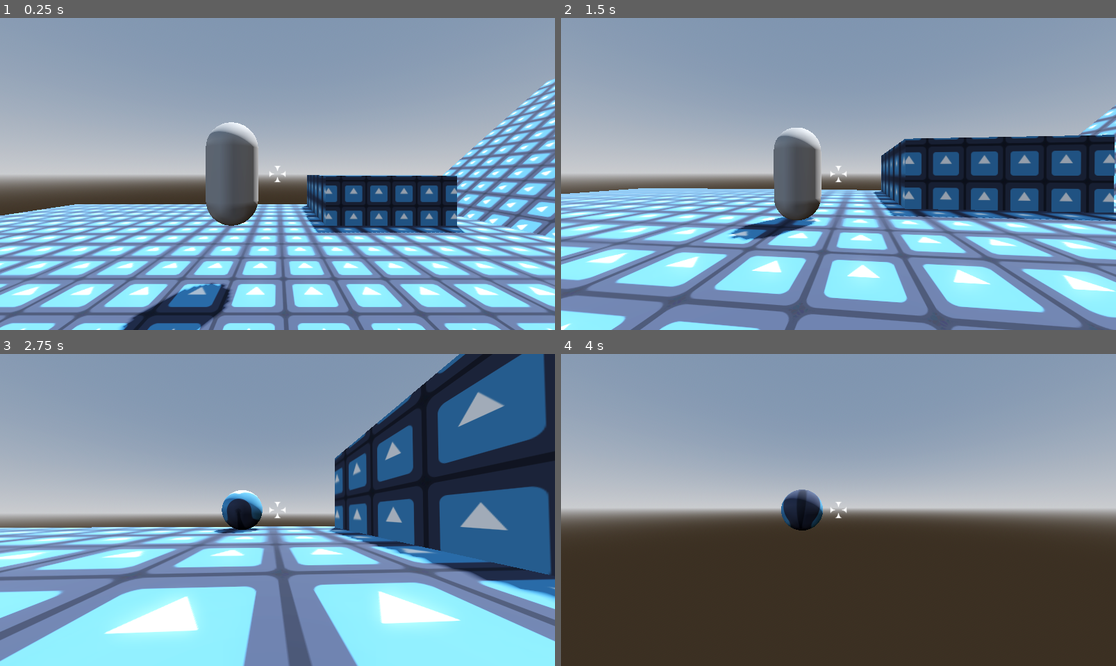
Above: before the commit, frames 1-4 (two rows, left to right).
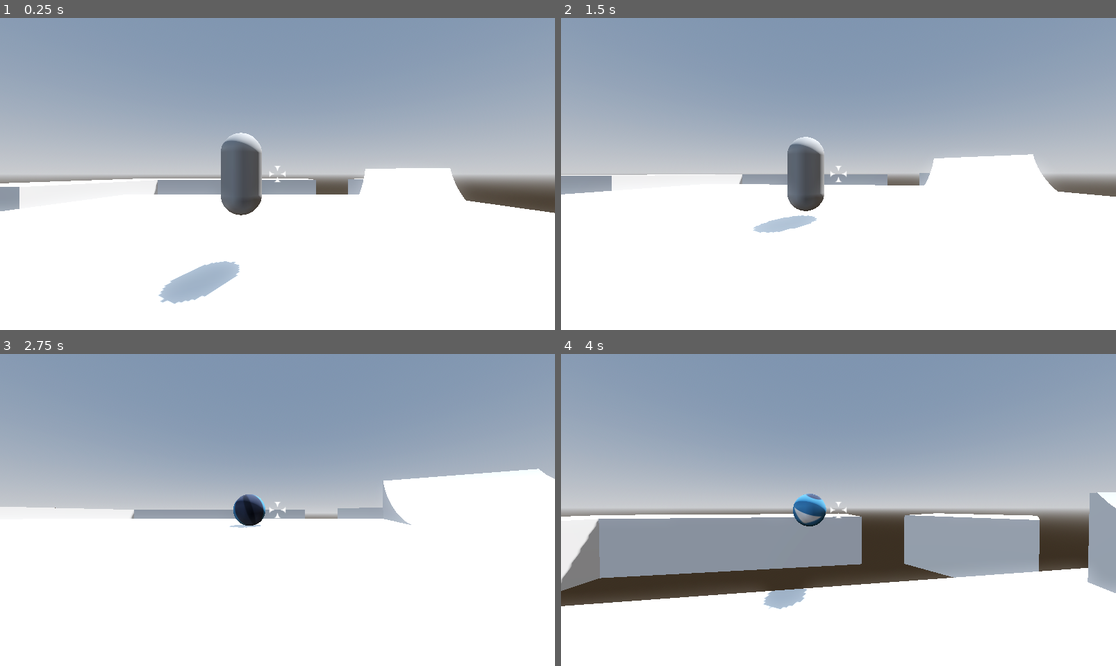
Above: after the commit, the same moments.

Repository: pochoco24/armadillos_with_guns
Game: Godot game, scene res://main.tscn
Same seed, same stepped clock (60 frames per second), same inputs: the game is played once before the commit and once after it. The engine's default icon, where the game draws it, is replaced by a stand-in: a white triangle on a blue panel in a dark square.
Inputs (mouse positions are in pixels of both pictures, inside the frame that each line leads up to):
- Up to frame 1 (0.25 s): no input
- Up to frame 2 (1.5 s): move the mouse to (866, 174) at 0.52 s; hold Shift (ball_mode) 0.53-1.28 s; hold W (up) from 0.53 s (still down); tap Space (jump) at 0.77 s; move the mouse to (810, 174) at 1.27 s; click (810, 174) at 1.35 s
- Up to frame 3 (2.75 s): keep holding W (up); tap Space (jump) at 1.52 s; move the mouse to (288, 503) at 2.02 s; hold Shift (ball_mode) from 2.03 s (still down)
- Up to frame 4 (4 s): keep holding W (up); move the mouse to (832, 516) at 2.77 s; release Shift (ball_mode) at 2.78 s; click (832, 516) at 2.85 s; tap Space (jump) at 3.02, 3.77 s; move the mouse to (877, 513) at 3.52 s; hold Shift (ball_mode) from 3.53 s (still down)

The runs differ from the first frame. In frame 1, 52% of the frame differs, in the area x 0-100%, y 19-100%; in frame 2, 54%; in frame 3, 64%, in the area x 0-100%, y 0-100%; in frame 4, 42%.

Commit message:
added map prototype, tweaked ball acceleration

Diff:
--- a/main.tscn
+++ b/main.tscn
@@ -1,6 +1,7 @@
 [gd_scene load_steps=25 format=3 uid="uid://cdyng8lxh4ora"]
 
 [ext_resource type="Texture2D" uid="uid://cjsigc2r52b5f" path="res://icon.svg" id="1_0xm2m"]
+[ext_resource type="PackedScene" uid="uid://bknrc7p4uhr7n" path="res://models/map.glb" id="1_vivmo"]
 [ext_resource type="Script" uid="uid://b56c0rb1dbxy0" path="res://player/player.gd" id="2_272bh"]
 [ext_resource type="Script" uid="uid://cjnokk3bv3d2c" path="res://player/cam_pivot.gd" id="3_1bvp3"]
 [ext_resource type="Script" uid="uid://bq5t5v4jynd1h" path="res://player/ball_rigid_body.gd" id="3_h2yge"]
@@ -28,17 +29,12 @@
 tonemap_mode = 2
 glow_enabled = true
 
-[sub_resource type="StandardMaterial3D" id="StandardMaterial3D_1bvp3"]
-albedo_texture = ExtResource("1_0xm2m")
-uv1_triplanar = true
-
 [sub_resource type="CapsuleMesh" id="CapsuleMesh_lquwl"]
 
 [sub_resource type="CapsuleShape3D" id="CapsuleShape3D_7mycd"]
 
 [sub_resource type="PhysicsMaterial" id="PhysicsMaterial_0xm2m"]
 friction = 0.5
-bounce = 0.2
 
 [sub_resource type="SphereShape3D" id="SphereShape3D_h2yge"]
 
@@ -58,29 +54,7 @@
 
 [node name="Map" type="Node3D" parent="."]
 
-[node name="CSGBox3D" type="CSGBox3D" parent="Map"]
-transform = Transform3D(1, 0, 0, 0, 1, 0, 0, 0, 1, 0, -0.909058, 0)
-use_collision = true
-size = Vector3(25.7246, 1.81812, 19.5518)
-material = SubResource("StandardMaterial3D_1bvp3")
-
-[node name="CSGBox3D4" type="CSGBox3D" parent="Map"]
-transform = Transform3D(1, 0, 0, 0, 1, 0, 0, 0, 1, 5.40543, -1.2035805, -6.71507)
-use_collision = true
-size = Vector3(5.20465, 6.408722, 5.29237)
-material = SubResource("StandardMaterial3D_1bvp3")
-
-[node name="CSGBox3D3" type="CSGBox3D" parent="Map"]
-transform = Transform3D(1, 0, 0, 0, 1, 0, 0, 0, 1, 34.5263, 4.04918, 0)
-use_collision = true
-size = Vector3(25.7246, 1.81812, 19.5518)
-material = SubResource("StandardMaterial3D_1bvp3")
-
-[node name="CSGBox3D2" type="CSGBox3D" parent="Map"]
-transform = Transform3D(0.744382, -0.667755, 0, 0.667755, 0.744382, 0, 0, 0, 1, 10.2056, -0.909058, 0)
-use_collision = true
-size = Vector3(25.7246, 1.81812, 19.5518)
-material = SubResource("StandardMaterial3D_1bvp3")
+[node name="map" parent="Map" instance=ExtResource("1_vivmo")]
 
 [node name="Player" type="CharacterBody3D" parent="." node_paths=PackedStringArray("cam_pivot", "ball", "mesh", "jump_buffer", "coyote_time", "shotgun_cooldown")]
 transform = Transform3D(1, 0, 0, 0, 1, 0, 0, 0, 1, 0, 3.06458, 0)
@@ -171,7 +145,7 @@
 angular_damp = 1.0
 script = ExtResource("3_h2yge")
 max_floor_dot = 0.707
-acceleration = 15.0
+acceleration = 20.0
 
 [node name="CollisionShape3D" type="CollisionShape3D" parent="Player/Ball"]
 shape = SubResource("SphereShape3D_h2yge")
@@ -192,7 +166,7 @@
 [node name="SpringArm3D" type="SpringArm3D" parent="Player/CamPivot"]
 transform = Transform3D(1, 0, 0, 0, 1, 0, 0, 0, 1, 0.881146, 0, 0)
 collision_mask = 2
-spring_length = 4.0
+spring_length = 5.0
 
 [node name="Camera3D" type="Camera3D" parent="Player/CamPivot/SpringArm3D"]
 
--- a/project.godot
+++ b/project.godot
@@ -19,6 +19,7 @@
 
 folder_colors={
 "res://images/": "yellow",
+"res://models/": "blue",
 "res://player/": "red",
 "res://utlilities/": "green"
 }
Binary file added: models/map.glb
Not shown, added: models/map.glb.import
